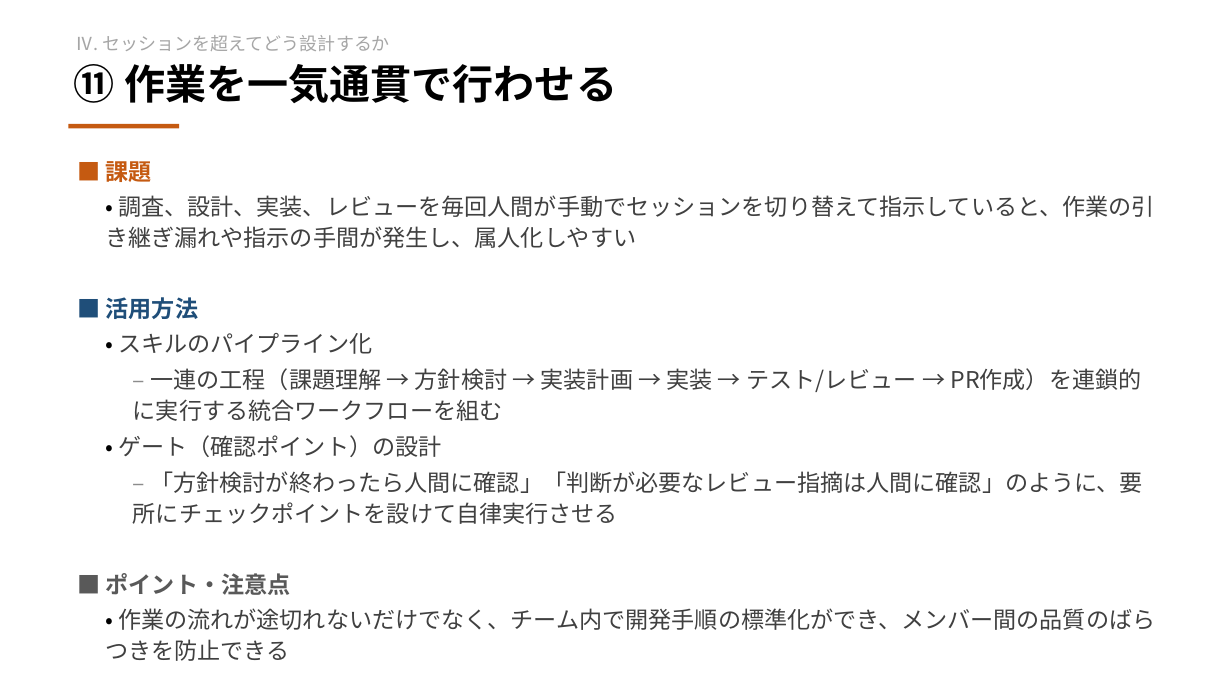
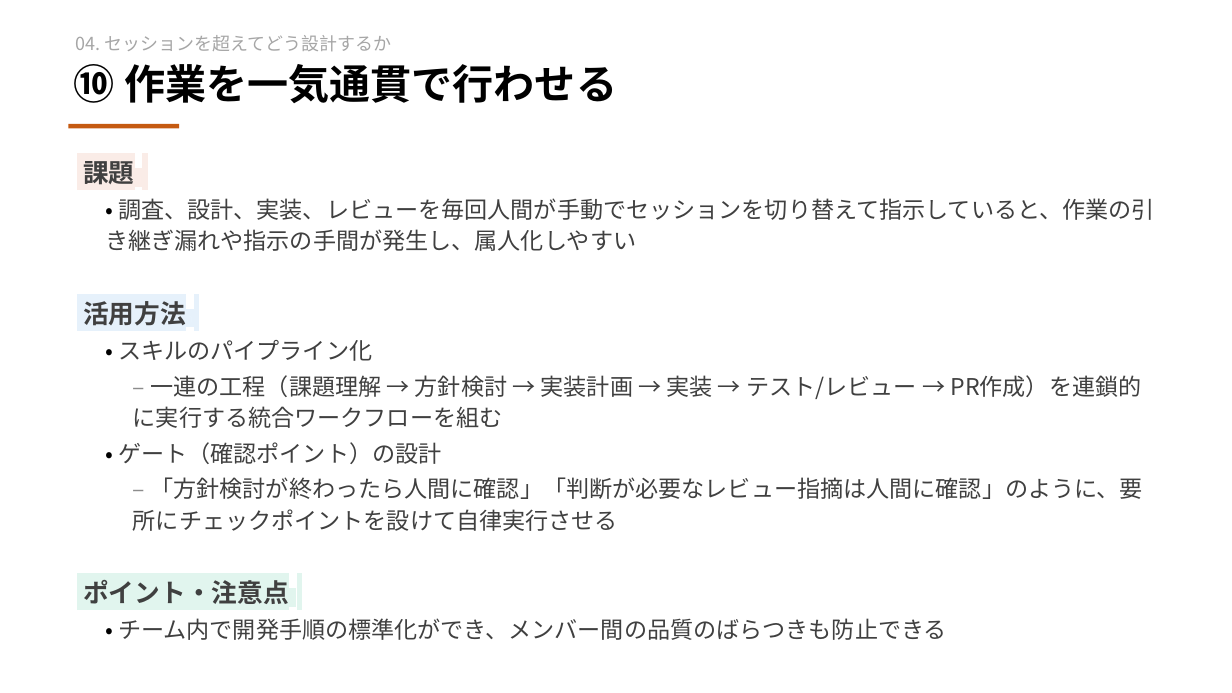
Before and after one commit to masa12y/docs, a slide deck: slide 20 of 勉強会/Claude_Codeの活用方法.pptx (slide 22 before the commit). Drawn at 1232x693 pixels with LibreOffice and Linux fonts; fonts in the diff are those of the drawing. Boxes give left, top, right and bottom in pixels: in the first picture for what was removed or moved away, otherwise in the second. Text is boxed around its words. In the diff, an @@ line names an element or a change of style, - is before the commit and + after.

```diff
--- a/勉強会/Claude_Codeの活用方法.pptx
+++ b/勉強会/Claude_Codeの活用方法.pptx
@@ text at [76,35,392,51]: text changed @@
-Ⅳ. セッションを超えてどう設計するか
+04. セッションを超えてどう設計するか
@@ text at [74,64,617,103]: text changed @@
-⑪ 作業を一気通貫で行わせる
+⑩ 作業を一気通貫で行わせる
@@ text at [83,156,134,189]: text changed; size 18 to 20 pt; text colour #C55A11 to #404040 @@
-■ 課題
+課題a
@@ text at [83,301,186,326]: text changed; size 18 to 20 pt; text colour #1F4E79 to #404040 @@
-■ 活用方法
+活用方法a
@@ text at [83,580,947,640]: text changed @@
-■ ポイント・注意点
-• 作業の流れが途切れないだけでなく、チーム内で開発手順の標準化ができ、メンバー間の品質のばらつきを防止できる
+ポイント・注意点a
+• チーム内で開発手順の標準化ができ、メンバー間の品質のばらつきも防止できる
```
Also in this commit, not shown: 18 other slides changed, 1 slide added, 3 slides removed, 2 other files.
